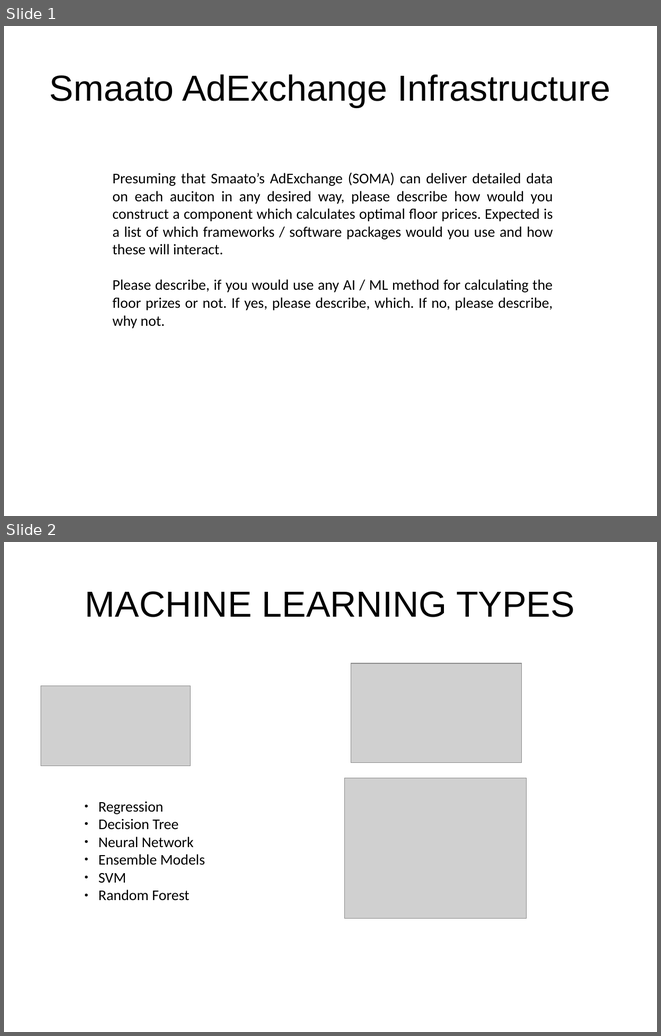
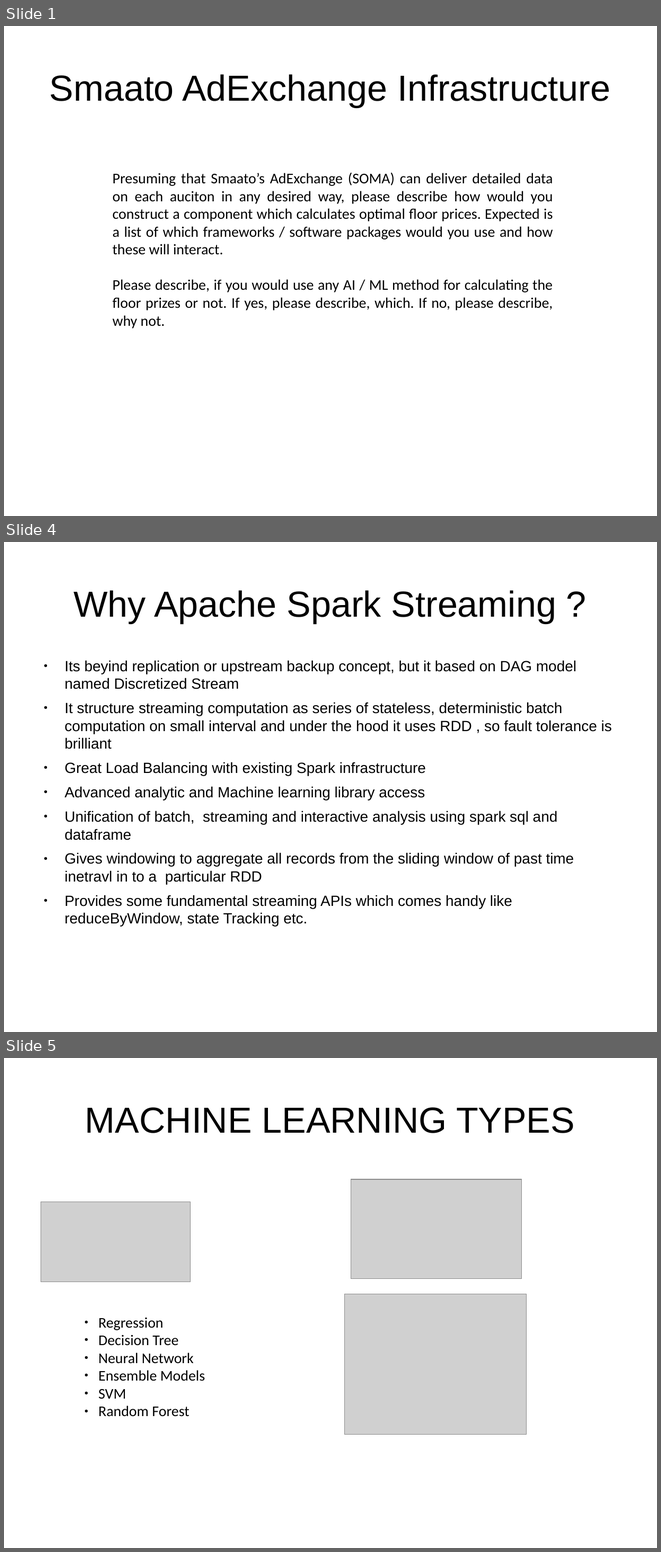
Before and after one commit to abhishek-ch/evolveML, a slide deck: data/smaato.odp. Shown one above the other, each under a label of ours: slides 1 and 2 before the commit, slides 1, 4 and 5 after it; the slides between them are not shown. The pictures are 661x1036 and 661x1552 pixels, drawn with LibreOffice and Linux fonts; fonts in the diff are those of the drawing; grey boxes stand for pictures. Boxes give left, top, right and bottom in pixels: in the first picture for what was removed or moved away, otherwise in the second. Text is boxed around its words. In the diff, an @@ line names an element or a change of style, - is before the commit and + after.

Commit message:
updated Spark usage details

```diff
--- a/data/smaato.odp
+++ b/data/smaato.odp
@@ slide 4 added at bbox=[4, 542, 657, 1032], background #FFFFFF @@
@@ title added at bbox=[73, 590, 556, 624], 44 pt, text #000000 @@
+Why Apache Spark Streaming ?
@@ text added at bbox=[64, 660, 612, 927], 18 pt, text #000000 @@
+● Its beyind replication or upstream backup concept, but it based on DAG model named Discretized Stream
+● It structure streaming computation as series of stateless, deterministic batch computation on small interval and under the hood it uses RDD , so fault tolerance is brilliant
+● Great Load Balancing with existing Spark infrastructure
+● Advanced analytic and Machine learning library access
+● Unification of batch, streaming and interactive analysis using spark sql and dataframe
+● Gives windowing to aggregate all records from the sliding window of past time inetravl in to a particular RDD
+● Provides some fundamental streaming APIs which comes handy like reduceByWindow, state Tracking etc.
@@ what was slide 2 is now slide 5 @@
```
Also in this commit, not shown: 6 slides changed, 1 other slide added.
